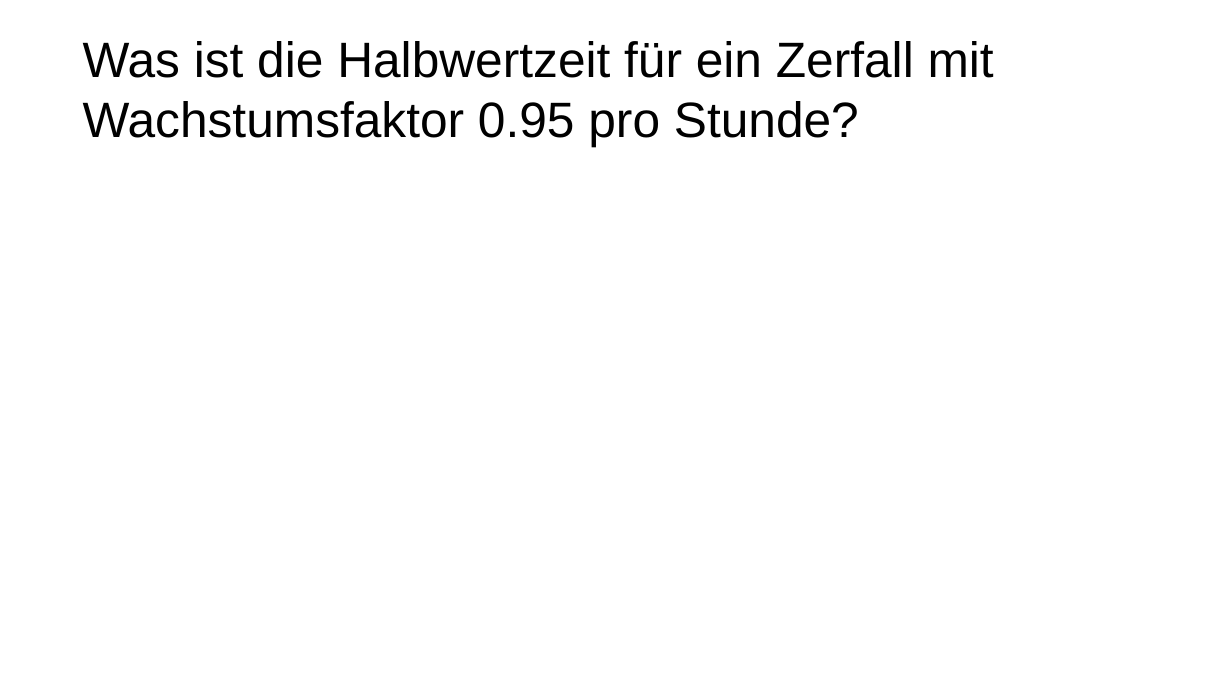
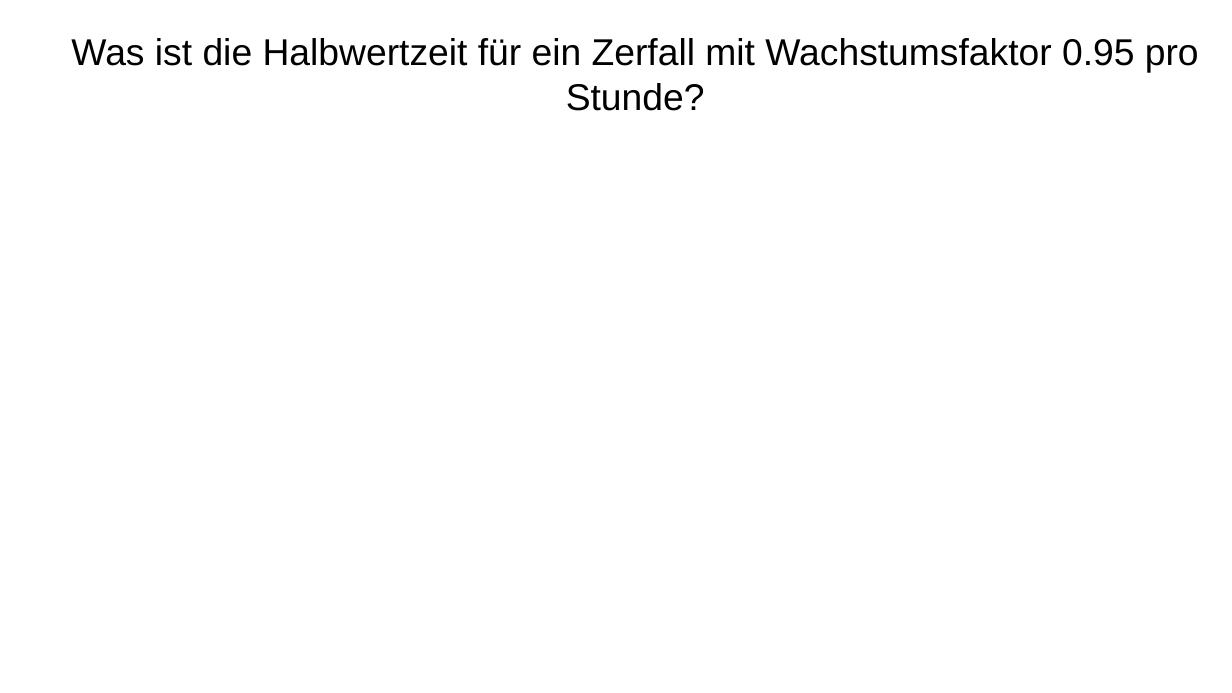
Before and after one commit to bearums/teaching, a slide deck: slide 8 of B5/Mathe/2024/D12/Wachstum_und_Prognose/04/04_WP.odp (slide 7 before the commit). Drawn at 1232x693 pixels with LibreOffice and Linux fonts; fonts in the diff are those of the drawing. Boxes give left, top, right and bottom in pixels: in the first picture for what was removed or moved away, otherwise in the second. Text is boxed around its words. In the diff, an @@ line names an element or a change of style, - is before the commit and + after.

```diff
--- a/B5/Mathe/2024/D12/Wachstum_und_Prognose/04/04_WP.odp
+++ b/B5/Mathe/2024/D12/Wachstum_und_Prognose/04/04_WP.odp
@@ text "Was ist die Halbwertzeit für ...": place and size @@
-text "Was ist die Halbwertzeit für ..." at box(83, 41, 994, 147)
+text "Was ist die Halbwertzeit für ..." at box(71, 38, 1199, 111)
@@ text "Was ist die Halbwertzeit für ..." at box(71, 38, 1199, 111): size 32 to 24 pt; alignment left to centre @@
```
Also in this commit, not shown: 1 other slide changed, 2 slides added, 2 other files.
